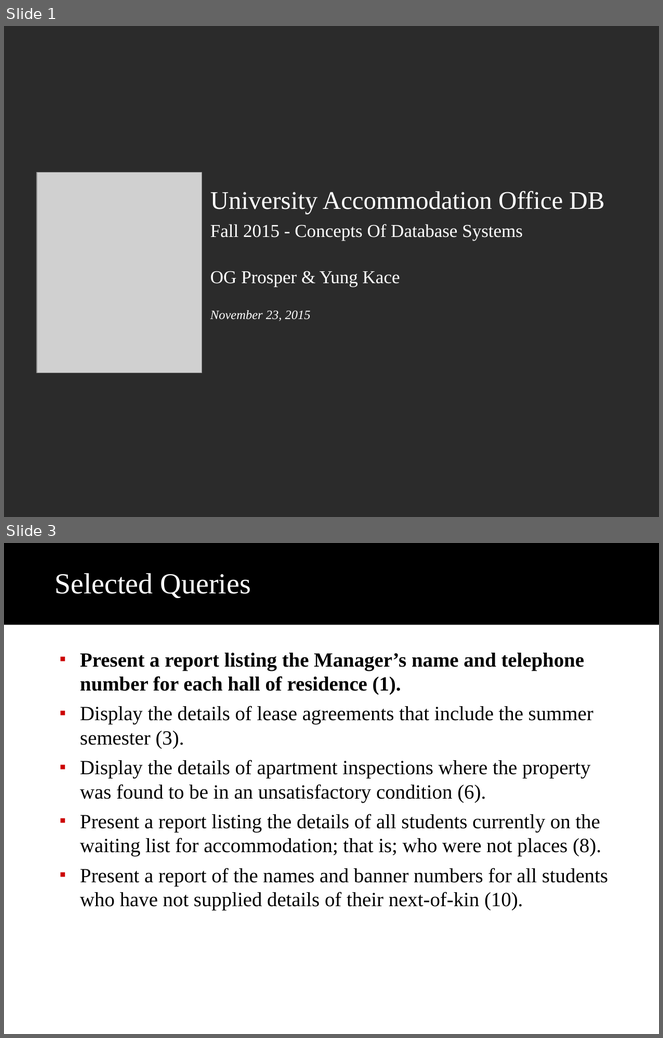
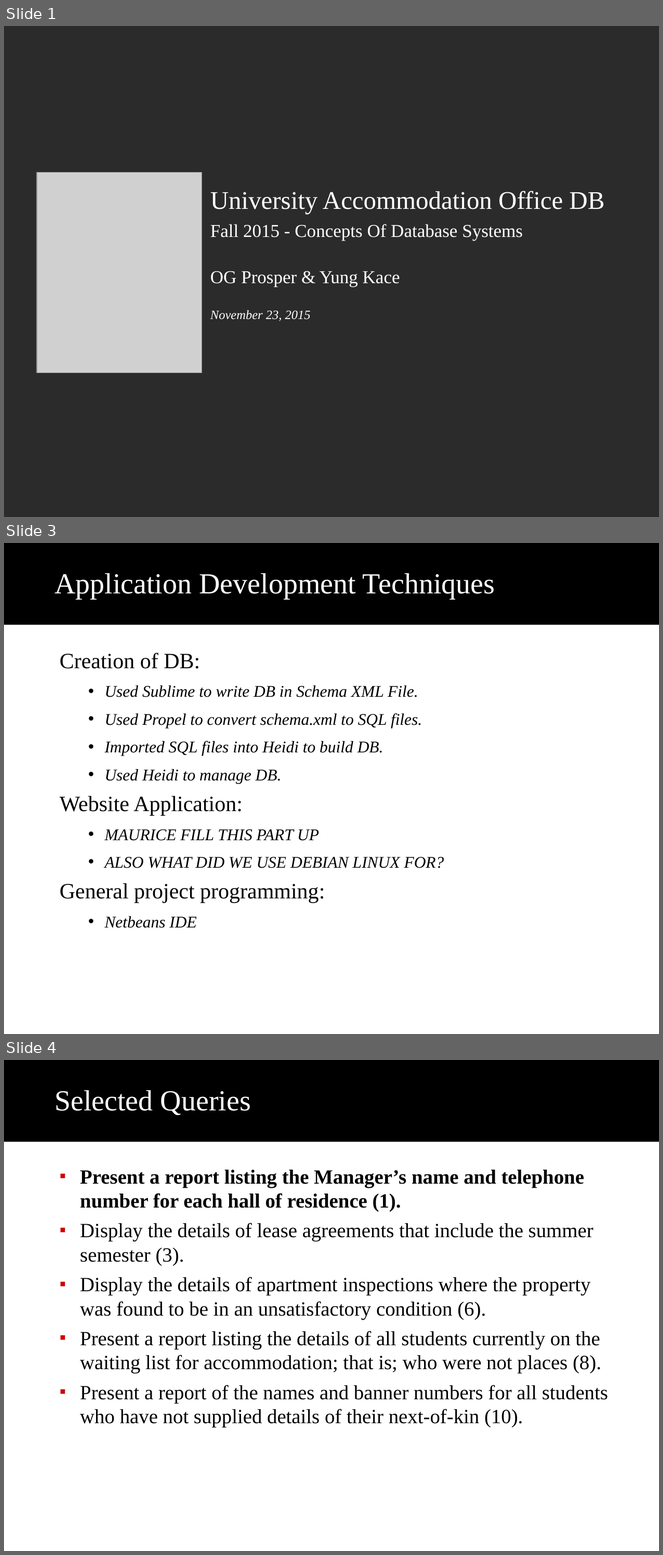
Before and after one commit to mothepro/University-Database, a slide deck: extras/Poon Tycoon Inc..ppt. Shown one above the other, each under a label of ours: slides 1 and 3 before the commit, slides 1, 3 and 4 after it; the slides between them are not shown. The pictures are 663x1038 and 663x1555 pixels, drawn with LibreOffice and Linux fonts; fonts in the diff are those of the drawing; grey boxes stand for pictures; background and template pictures are left out; a plain dark background stands for a picture behind light text. Boxes give left, top, right and bottom in pixels: in the first picture for what was removed or moved away, otherwise in the second. Text is boxed around its words. In the diff, an @@ line names an element or a change of style, - is before the commit and + after.

```diff
--- a/extras/Poon Tycoon Inc..ppt
+++ b/extras/Poon Tycoon Inc..ppt
@@ slide 3 added at <box>4,543,659,1034</box>, background #FFFFFF; not listed: 1 template element that a slide beside it also shows @@
@@ title added at <box>54,573,495,599</box>, 32 pt, text #FFFFFF @@
+Application Development Techniques
@@ text added at <box>60,653,444,928</box>, 18 pt, text #000000, italic @@
+  Creation of DB:
+    • Used Sublime to write DB in Schema XML File.
+    • Used Propel to convert schema.xml to SQL files.
+    • Imported SQL files into Heidi to build DB.
+    • Used Heidi to manage DB.
+  Website Application:
+    • MAURICE FILL THIS PART UP
+    • ALSO WHAT DID WE USE DEBIAN LINUX FOR?
+  General project programming:
+    • Netbeans IDE
@@ what was slide 3 is now slide 4 @@
```
Also in this commit, not shown: 2 slides changed.
